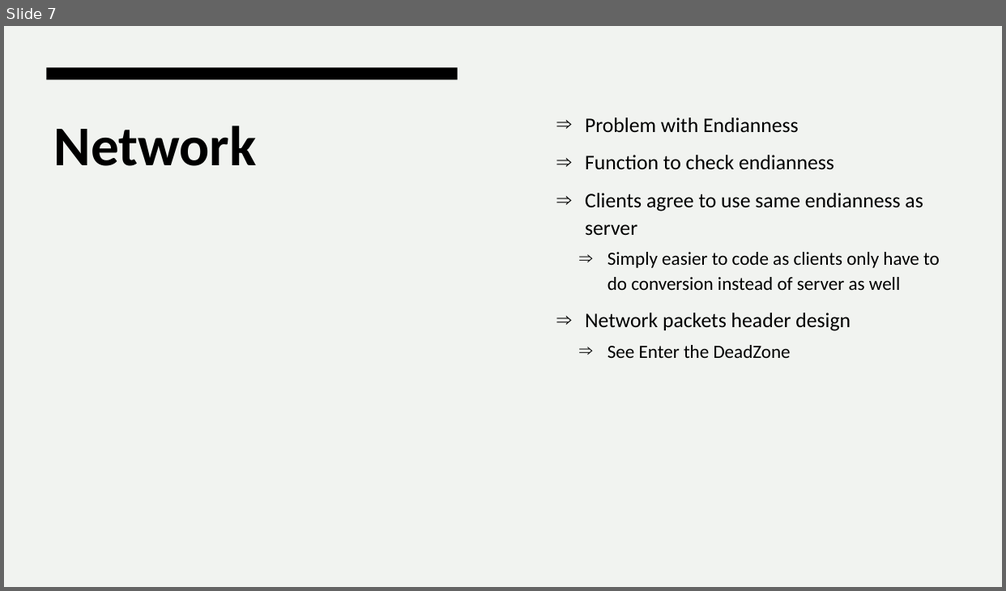
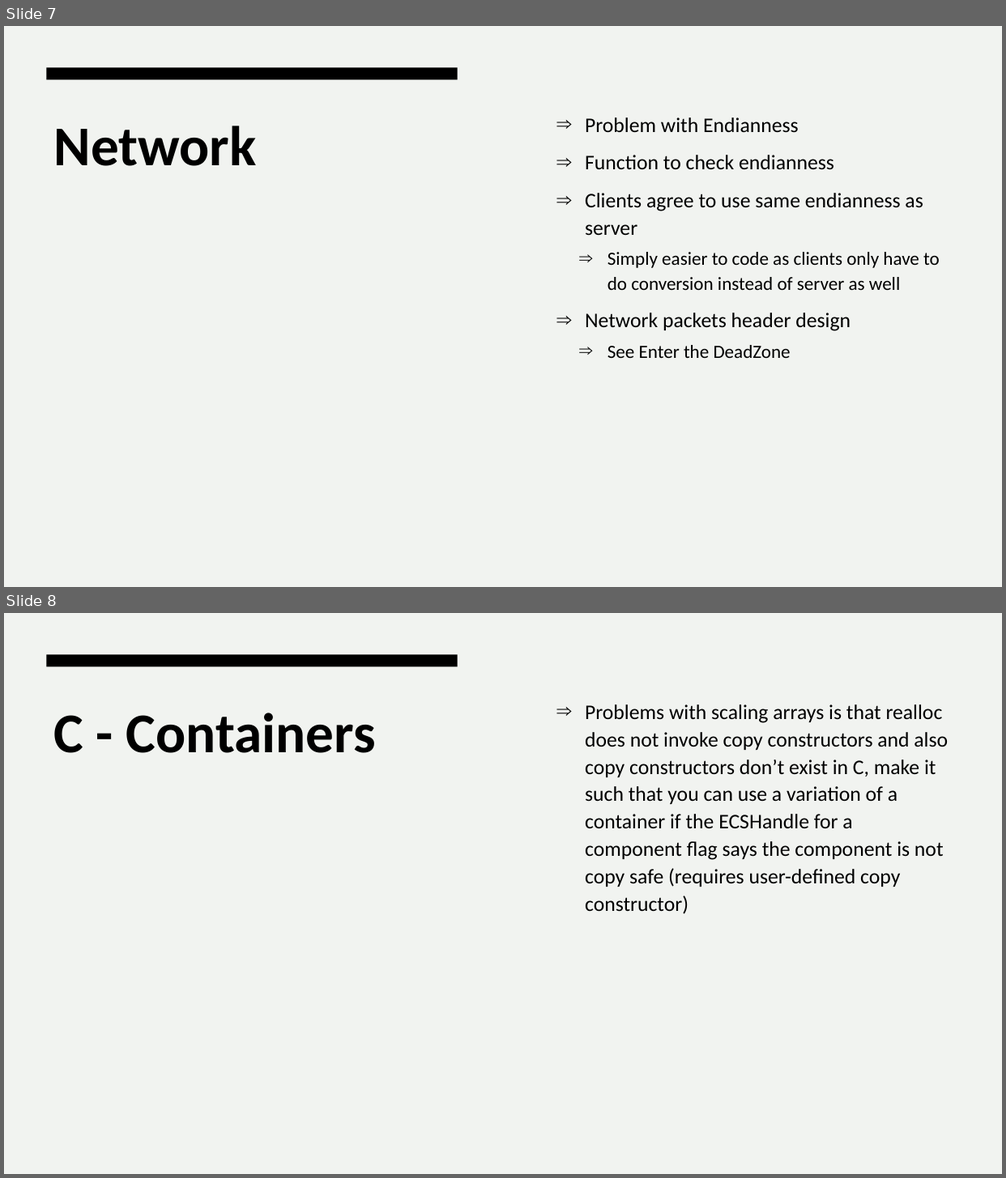
Before and after one commit to randomuserhi/Enter-the-Deep, a slide deck: Enter the Deep Devlog.pptx. Shown one above the other, each under a label of ours: slide 7 before the commit, slides 7 and 8 after it. The pictures are 1006x591 and 1006x1178 pixels, drawn with LibreOffice and Linux fonts; fonts in the diff are those of the drawing. Boxes give left, top, right and bottom in pixels: in the first picture for what was removed or moved away, otherwise in the second. Text is boxed around its words. In the diff, an @@ line names an element or a change of style, - is before the commit and + after.

```diff
--- a/Enter the Deep Devlog.pptx
+++ b/Enter the Deep Devlog.pptx
@@ slide 8 added at box(4, 613, 1002, 1174), background #F1F3F0; not listed: 1 template element that a slide beside it also shows @@
@@ text added at box(585, 705, 948, 914), 20 pt, text #000000 @@
+⇒ Problems with scaling arrays is that realloc does not invoke copy constructors and also copy constructors don’t exist in C, make it such that you can use a variation of a container if the ECSHandle for a component flag says the component is not copy safe (requires user-defined copy constructor)
@@ title added at box(54, 713, 376, 753), 54 pt, text #000000, bold @@
+C - Containers
```
Also in this commit, not shown: 1 slide changed, 25 other files.
